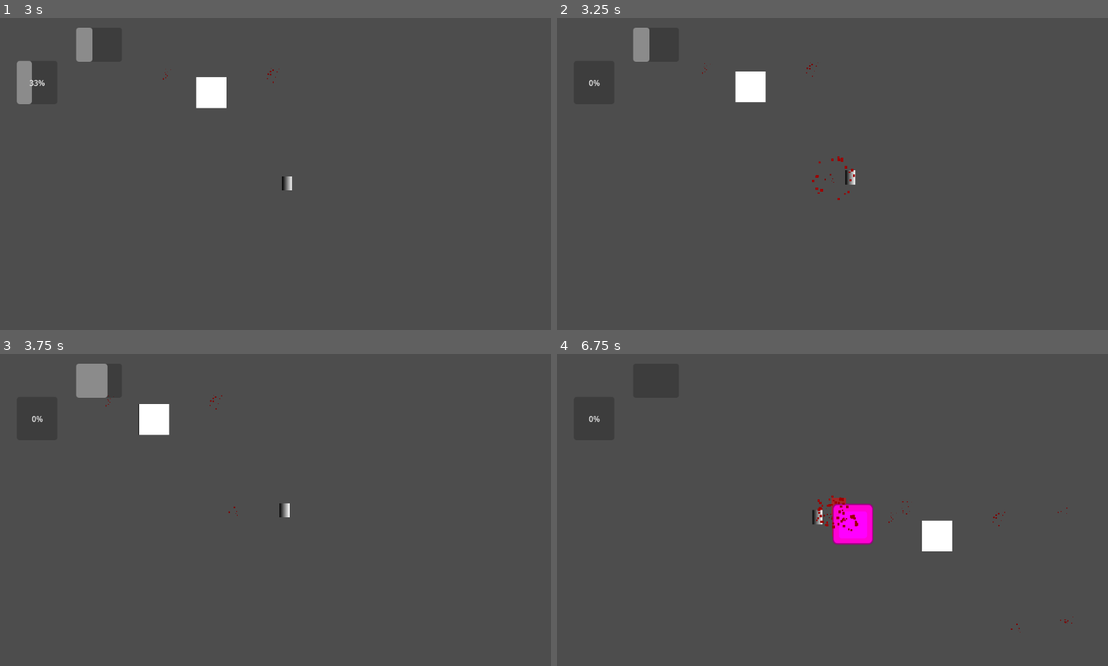
Above: before the commit, frames 1-4 (two rows, left to right).
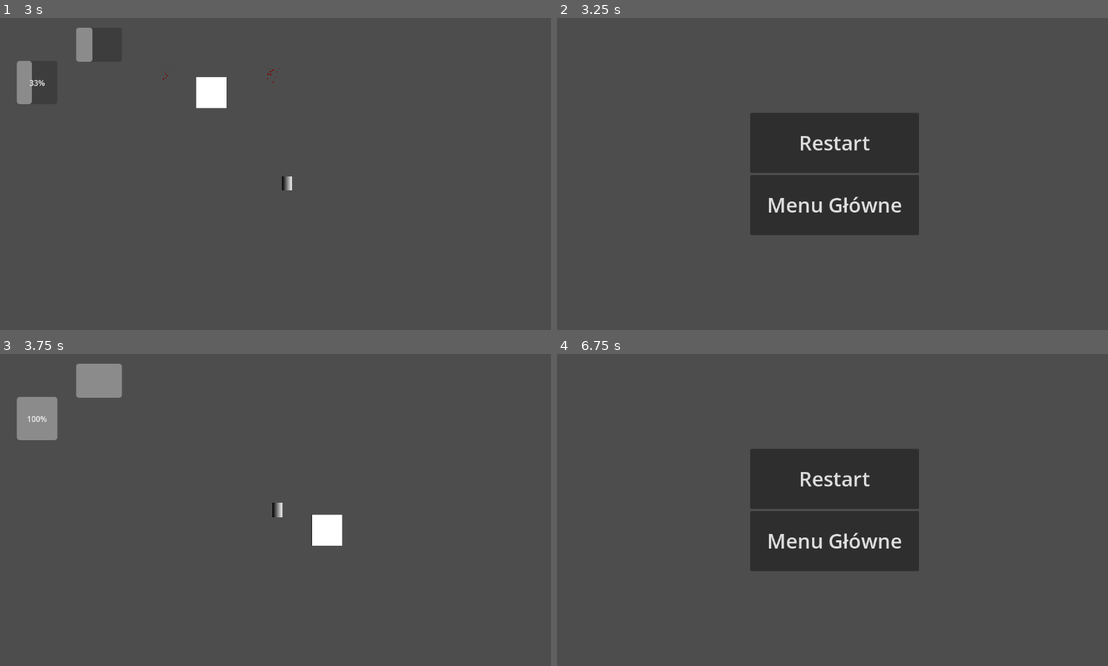
Above: after the commit, the same moments.

Repository: MarsikBlancik/HackathonV3
Game: Godot game, scene res://main_menu.tscn
The game is run twice, just before and just after one commit, with the same random seed, the same clock (stepped at 60 frames per second) and the same inputs. The engine's default icon, where the game draws it, is replaced by a stand-in: a white triangle on a blue panel in a dark square.
Inputs (mouse positions are in pixels of both pictures, inside the frame that each line leads up to):
- Up to frame 1 (3 s): click "Graj" at 0.5 s; tap Enter at 1.25 s; move the mouse to (402, 158) at 1.27 s; hold D 1.28-2.03 s; tap F at 1.35, 2.1 s; click (402, 158) at 1.42 s; tap Space at 1.52, 2.27 s; move the mouse to (165, 189) at 2.02 s; hold S 2.03-2.78 s; move the mouse to (330, 105) at 2.77 s; hold D from 2.78 s (still down); tap T at 2.85 s
- Up to frame 2 (3.25 s): keep holding D; tap F at 3.05 s
- Up to frame 3 (3.75 s): release D at 3.5 s; click (275, 478) at 3.5 s, where only the run after the commit has a clickable "Restart"
- Up to frame 4 (6.75 s): move the mouse to (804, 572) at 4.27 s; hold W 4.28-5.03 s; tap F at 4.35, 5.1, 6.05, 6.6 s; click (804, 572) at 4.42 s; tap Space at 4.52, 5.27, 6.02 s; move the mouse to (1003, 556) at 5.02 s; hold A 5.03-6.53 s; move the mouse to (667, 463) at 5.77 s; tap T at 5.85 s; move the mouse to (860, 510) at 6.52 s; hold S from 6.53 s (still down); click (860, 510) at 6.67 s

Frame 1 is identical in both runs. In frame 2, 12% of the frame differs, in the area x 5-66%, y 3-70%; in frame 3, 2.6%; in frame 4, 12%.

Commit message:
Add i-frames during dash

Diff:
--- a/player.gd
+++ b/player.gd
@@ -226,6 +226,11 @@
 	Engine.time_scale = 1.0
 
 func modify_hp(amount: int, source_position: Vector2 = Vector2.ZERO) -> void:
+	# --- NOWOŚĆ: Nietykalność podczas dasha (i-frames) ---
+	if amount < 0 and is_dashing:
+		print("Dodge! Uniknięto ataku.")
+		return # Przerwane! Kod poniżej się nie wykona, gracz nie dostaje obrażeń.
+
 	current_hp = clampi(current_hp + amount, 0, max_hp)
 	hp_changed.emit(current_hp, max_hp)
 
@@ -257,4 +262,4 @@
 
 func die() -> void:
 	Engine.time_scale = 1.0
-	get_tree().change_scene_to_file("res://Restart.tscn")
+	get_tree().change_scene_to_file("res://game_over_menu.tscn")
